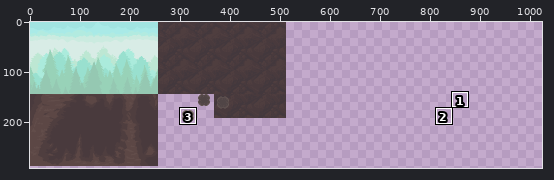
File history of a sprite sheet, Content/background.png. The first picture is a wide view before the edit; the outline marks the close-up.
Close-up. Before:
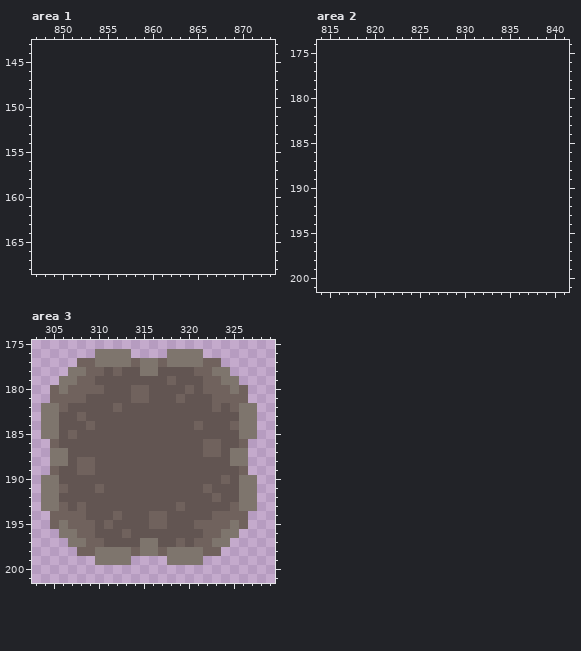
The file is 512x288 pixels. Colours within 5 levels of each other are drawn and written as one. Shown: area 1: x 847..873, y 143..168; area 2: x 814..841, y 174..201; area 3: x 303..329, y 175..201. The old version is drawn lined up with the new one, on the new canvas. The wide view leaves out empty margins. The commit also changed other parts of the picture, which this record leaves out.
New version:
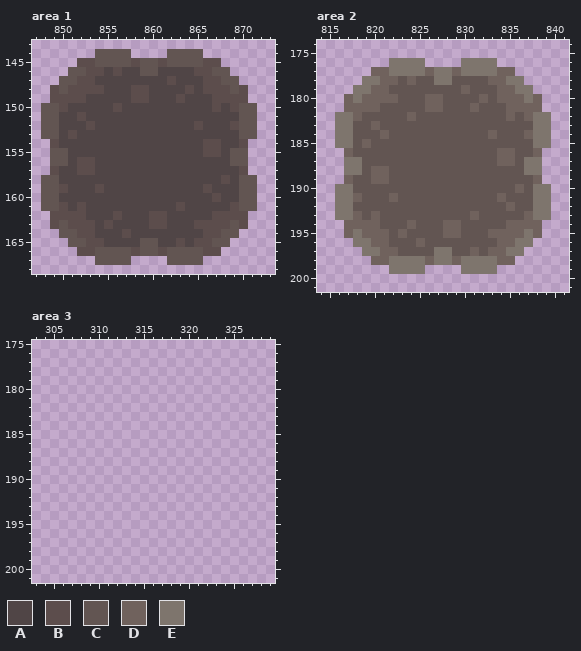
Palette (. is transparent): A #504546  B #5c4d4c  C #625552  D #70625d  E #7e756d
The edit:
canvas 512x288 -> 1024x576
Area 1:
y 144: x 854..857 .... -> CCCC; x 862..865 .... -> CCCC
y 145: x 852..867 ................ -> BBCCCCBCCBCCCCBB
y 146: x 851..868 .................. -> CCBBABAACCAAAABBCC
y 147: x 850..869 .................... -> CCBBAAAAAAAABAAABBCC
y 148: x 849..870 ...................... -> BCBBBBAAABBAAAABABBBCB
y 149: x 849..870 ...................... -> BBBBAAAAABBAAABAAABBBB
y 150: x 848..871 ........................ -> CCBAAAAABAAAAAAAAAABABCC
y 151: x 848..871 ........................ -> CCAABAAAAAAAAAAAAAAAAACC
y 152: x 848..871 ........................ -> CCAAABAAAAAAAAAAABAAABCC
y 153: x 848..871 ........................ -> CCABAAAAAAAAAAAAAAAAAACC
y 154: x 849..870 ...................... -> BAAAAAAAAAAAAAAAABBAAB
y 155: x 849..870 ...................... -> CCAAAAAAAAAAAAAAABBACC
y 156: x 849..870 ...................... -> CCABBAAAAAAAAAAAAAAACC
y 157: x 849..870 ...................... -> BAABBAAAAAAAAAAAAAAAAB
y 158: x 848..871 ........................ -> CCAAAAAAAAAAAAAAAAAABACC
y 159: x 848..871 ........................ -> CCBAAABAAAAAAAAAAABAAACC
y 160: x 848..871 ........................ -> CCAAAAAAAAAAAAAAAAABAACC
y 161: x 848..871 ........................ -> CCBABAAAAAAAAAABAAAAABCC
y 162: x 849..870 ...................... -> BBBBAAABAAABBAAAAABBBB
y 163: x 849..870 ...................... -> BCBBBABAAAABBAAABBBBCB
y 164: x 850..869 .................... -> CCBBAAABAAAAAAAABBCC
y 165: x 851..868 .................. -> CCBBAAAACCAABABBCC
y 166: x 852..867 ................ -> BBCCCCBCCBCCCCBB
y 167: x 854..857 .... -> CCCC; x 862..865 .... -> CCCC
Area 2:
y 176: x 822..825 .... -> EEEE; x 830..833 .... -> EEEE
y 177: x 820..835 ................ -> DDEEEEDEEDEEEEDD
y 178: x 819..836 .................. -> EEDDCDCCEECCCCDDEE
y 179: x 818..837 .................... -> EEDDCCCCCCCCDCCCDDEE
y 180: x 817..838 ...................... -> DEDDDDCCCDDCCCCDCDDDED
y 181: x 817..838 ...................... -> DDDDCCCCCDDCCCDCCCDDDD
y 182: x 816..839 ........................ -> EEDCCCCCDCCCCCCCCCCDCDEE
y 183: x 816..839 ........................ -> EECCDCCCCCCCCCCCCCCCCCEE
y 184: x 816..839 ........................ -> EECCCDCCCCCCCCCCCDCCCDEE
y 185: x 816..839 ........................ -> EECDCCCCCCCCCCCCCCCCCCEE
y 186: x 817..838 ...................... -> DCCCCCCCCCCCCCCCCDDCCD
y 187: x 817..838 ...................... -> EECCCCCCCCCCCCCCCDDCEE
y 188: x 817..838 ...................... -> EECDDCCCCCCCCCCCCCCCEE
y 189: x 817..838 ...................... -> DCCDDCCCCCCCCCCCCCCCCD
y 190: x 816..839 ........................ -> EECCCCCCCCCCCCCCCCCCDCEE
y 191: x 816..839 ........................ -> EEDCCCDCCCCCCCCCCCDCCCEE
y 192: x 816..839 ........................ -> EECCCCCCCCCCCCCCCCCDCCEE
y 193: x 816..839 ........................ -> EEDCDCCCCCCCCCCDCCCCCDEE
y 194: x 817..838 ...................... -> DDDDCCCDCCCDDCCCCCDDDD
y 195: x 817..838 ...................... -> DEDDDCDCCCCDDCCCDDDDED
y 196: x 818..837 .................... -> EEDDCCCDCCCCCCCCDDEE
y 197: x 819..836 .................. -> EEDDCCCCEECCDCDDEE
y 198: x 820..835 ................ -> DDEEEEDEEDEEEEDD
y 199: x 822..825 .... -> EEEE; x 830..833 .... -> EEEE
Area 3:
y 176: x 310..313 EEEE -> ....; x 318..321 EEEE -> ....
y 177: x 308..323 DDEEEEDEEDEEEEDD -> ................
y 178: x 307..324 EEDDCDCCEECCCCDDEE -> ..................
y 179: x 306..325 EEDDCCCCCCCCDCCCDDEE -> ....................
y 180: x 305..326 DEDDDDCCCDDCCCCDCDDDED -> ......................
y 181: x 305..326 DDDDCCCCCDDCCCDCCCDDDD -> ......................
y 182: x 304..327 EEDCCCCCDCCCCCCCCCCDCDEE -> ........................
y 183: x 304..327 EECCDCCCCCCCCCCCCCCCCCEE -> ........................
y 184: x 304..327 EECCCDCCCCCCCCCCCDCCCDEE -> ........................
y 185: x 304..327 EECDCCCCCCCCCCCCCCCCCCEE -> ........................
y 186: x 305..326 DCCCCCCCCCCCCCCCCDDCCD -> ......................
y 187: x 305..326 EECCCCCCCCCCCCCCCDDCEE -> ......................
y 188: x 305..326 EECDDCCCCCCCCCCCCCCCEE -> ......................
y 189: x 305..326 DCCDDCCCCCCCCCCCCCCCCD -> ......................
y 190: x 304..327 EECCCCCCCCCCCCCCCCCCDCEE -> ........................
y 191: x 304..327 EEDCCCDCCCCCCCCCCCDCCCEE -> ........................
y 192: x 304..327 EECCCCCCCCCCCCCCCCCDCCEE -> ........................
y 193: x 304..327 EEDCDCCCCCCCCCCDCCCCCDEE -> ........................
y 194: x 305..326 DDDDCCCDCCCDDCCCCCDDDD -> ......................
y 195: x 305..326 DEDDDCDCCCCDDCCCDDDDED -> ......................
y 196: x 306..325 EEDDCCCDCCCCCCCCDDEE -> ....................
y 197: x 307..324 EEDDCCCCEECCDCDDEE -> ..................
y 198: x 308..323 DDEEEEDEEDEEEEDD -> ................
y 199: x 310..313 EEEE -> ....; x 318..321 EEEE -> ....
Changed places in both close-ups, as pixel boxes (x1, y1, x2, y2):
added: (41, 49, 257, 265)
added: (335, 58, 551, 274)
erased: (41, 349, 257, 565)
